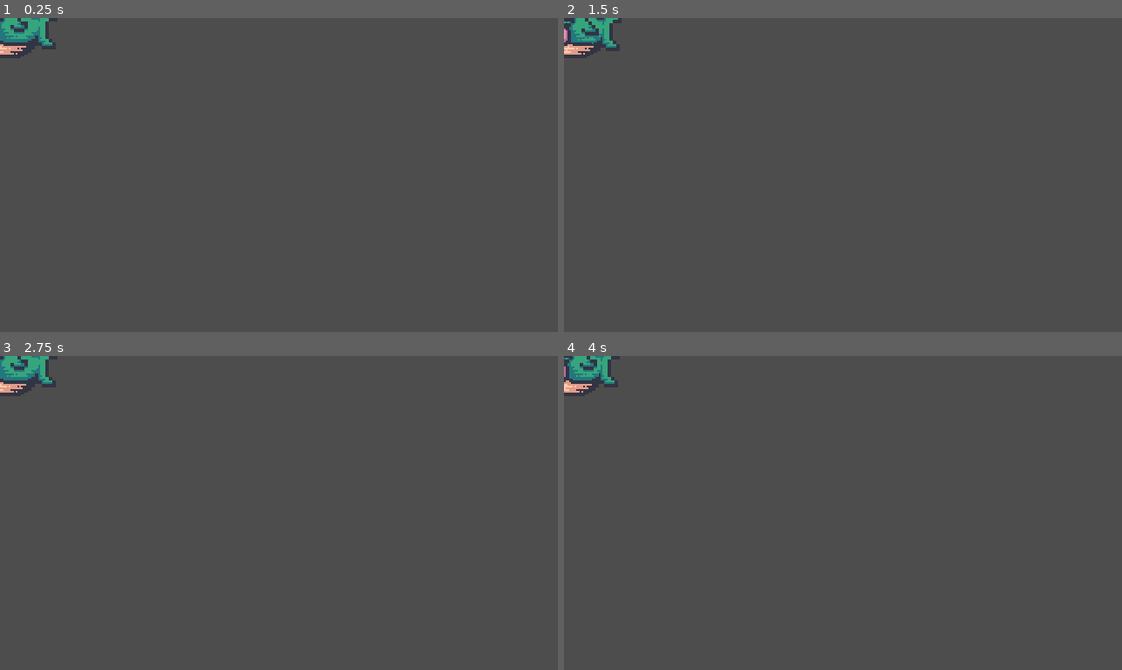
Above: before the commit, frames 1-4 (two rows, left to right).
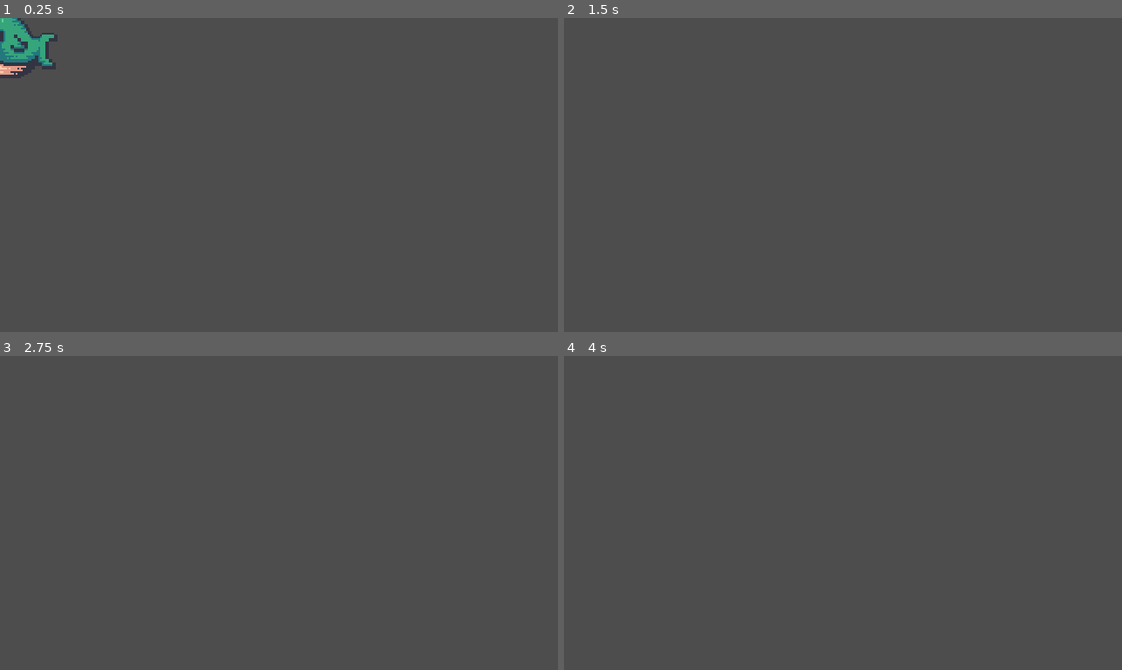
Above: after the commit, the same moments.

Repository: KeichiTS/Aprenda_desenvolvimento_de_jogos
Game: Godot game, scene res://scenes/enemy/whale.tscn
The game is run twice, just before and just after one commit, with the same random seed, the same clock (stepped at 60 frames per second) and the same inputs. This scene is started directly instead of the project's main scene.
Inputs:
- Up to frame 1 (0.25 s): no input
- Up to frame 2 (1.5 s): hold Right (ui_right) from 0.53 s (still down); tap Q (attack) at 0.6 s; tap Space (ui_select) at 0.77 s; tap S (crouch) at 1.35 s
- Up to frame 3 (2.75 s): tap Space (ui_select) at 1.52 s; tap Enter at 2 s; release Right (ui_right) at 2.03 s; hold Left (ui_left) from 2.03 s (still down); hold W (defense) from 2.03 s (still down)
- Up to frame 4 (4 s): tap Space (ui_select) at 2.75, 3.02, 3.77 s; release Left (ui_left) at 2.78 s; release W (defense) at 2.78 s; hold Right (ui_right) from 2.78 s (still down); tap Q (attack) at 2.85 s; hold S (crouch) from 3.53 s (still down)

The runs differ from the first frame. In frame 1, 1.4% of the frame differs, in the area x 0-11%, y 0-20%; in frame 2, 1.1%; in frame 3, 1.0%; in frame 4, 1.0%.

Commit message:
enemy_collision

Diff:
--- a/scenes/enemy/whale.tscn
+++ b/scenes/enemy/whale.tscn
@@ -1,8 +1,15 @@
-[gd_scene load_steps=8 format=3 uid="uid://squehr6q680p"]
+[gd_scene load_steps=11 format=3 uid="uid://squehr6q680p"]
 
 [ext_resource type="PackedScene" uid="uid://bcy8y1he7o1w5" path="res://scenes/enemy/enemy_template.tscn" id="1_lixkb"]
 [ext_resource type="Texture2D" uid="uid://iho5l0x054i7" path="res://assets/enemy/whale/run.png" id="2_tp75f"]
 [ext_resource type="Texture2D" uid="uid://sjgpq0gvwr7l" path="res://assets/enemy/whale/idle.png" id="3_dju62"]
+[ext_resource type="Script" path="res://scripts/enemy/whale/texture.gd" id="3_sohwm"]
+
+[sub_resource type="RectangleShape2D" id="RectangleShape2D_8nidb"]
+size = Vector2(62, 40)
+
+[sub_resource type="RectangleShape2D" id="RectangleShape2D_0ukhw"]
+size = Vector2(450, 40)
 
 [sub_resource type="Animation" id="Animation_pxufy"]
 resource_name = "idle"
@@ -181,13 +188,31 @@
 }
 
 [node name="Whale" instance=ExtResource("1_lixkb")]
+speed = 60
+gravity_speed = 350
+proximity_threshhold = 15
+raycast_default_position = -33
 
 [node name="Texture" parent="." index="0"]
 texture = ExtResource("2_tp75f")
 hframes = 44
+script = ExtResource("3_sohwm")
+
+[node name="Collision" parent="." index="1"]
+visible = false
+position = Vector2(0, 3)
+shape = SubResource("RectangleShape2D_8nidb")
+
+[node name="Collision" parent="DetectionArea" index="0"]
+position = Vector2(0, 3)
+shape = SubResource("RectangleShape2D_0ukhw")
 
 [node name="Animation" parent="." index="5"]
 autoplay = "idle"
 libraries = {
 "": SubResource("AnimationLibrary_d0j3h")
 }
+
+[node name="FloorRay" parent="." index="6"]
+position = Vector2(-33, 0)
+target_position = Vector2(0, 30)
--- a/scripts/enemy/enemy_texture.gd
+++ b/scripts/enemy/enemy_texture.gd
@@ -10,7 +10,7 @@
 @export var enemy_path: NodePath
 @onready var enemy : CharacterBody2D = get_node(enemy_path)
 
-func animate(_velocity : Vector2) -> void:
+func animate(velocity) -> void:
 	pass
 
 func on_animation_finished(_anim_name: String) -> void:
--- /dev/null
+++ b/scripts/enemy/whale/texture.gd
@@ -0,0 +1,11 @@
+extends EnemyTexture
+class_name WhaleTexture
+
+func animate(velocity) -> void:
+	move_behavior(velocity)
+
+func move_behavior(velocity) -> void:
+	if velocity.x != 0:
+		animation.play('run')
+	else:
+		animation.play('idle')
